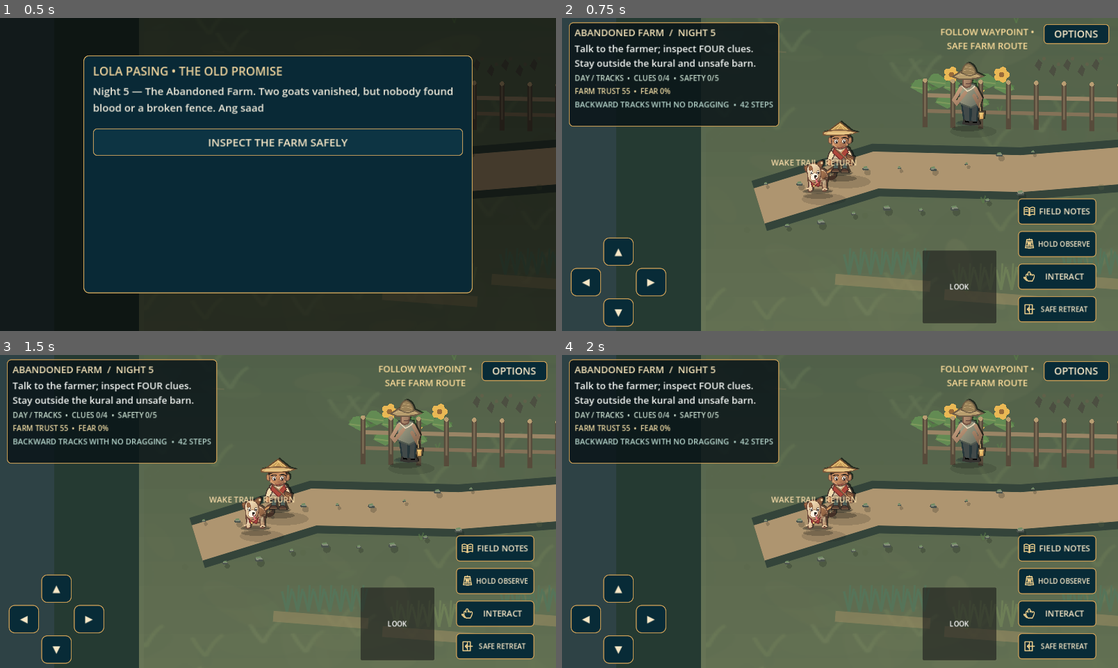
Above: before the commit, frames 1-4 (two rows, left to right).
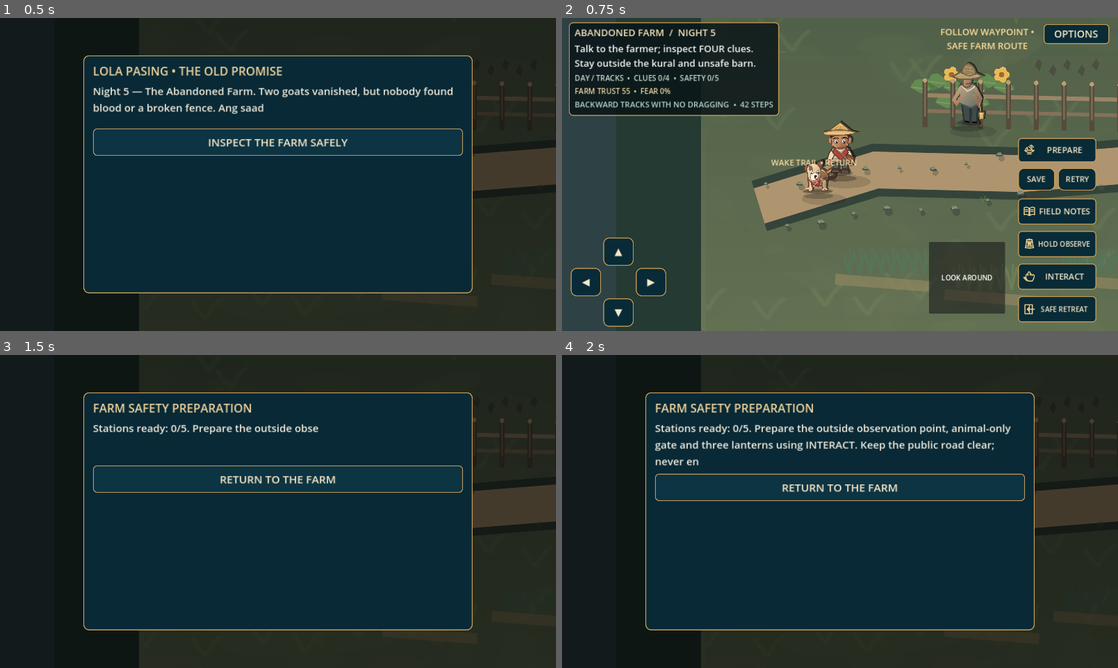
Above: after the commit, the same moments.

Repository: LokiJ07/Tabi-tabi
Game: Godot game, scene res://scenes/night05.tscn
Two runs of this game, one before a commit and one after it. Both use one fixed random seed, a clock stepped at 60 frames per second and the inputs below. This scene is started directly instead of the project's main scene.
Inputs (mouse positions are in pixels of both pictures, inside the frame that each line leads up to):
- Up to frame 1 (0.5 s): no input
- Up to frame 2 (0.75 s): click "INSPECT THE FARM SAFELY" at 0.5 s
- Up to frame 3 (1.5 s): click (494, 486) at 1.25 s, where only the run after the commit has a clickable "PREPARE"
- Up to frame 4 (2 s): no input

Frame 1 is identical in both runs. In frame 2, 4.9% of the frame differs, in the area x 1-97%, y 30-98%; in frame 3, 89%; in frame 4, 89%, in the area x 0-100%, y 0-100%.

Commit message:
fix(hud): restore Night 1 top actions and look controls in Night 05

Diff:
--- a/scripts/night05_main.gd
+++ b/scripts/night05_main.gd
@@ -99,6 +99,8 @@
 var hud: CanvasLayer
 var controls: Control
 var objective: Label
+var status_panel: PanelContainer
+var status_stack: VBoxContainer
 var subtitle: Label
 var pressure: Label
 var waypoint: Label
@@ -518,6 +520,15 @@
 	draw_string(font,BARN_FOOT+Vector2(-141,62),"OLD BARN • UNSAFE TO ENTER",HORIZONTAL_ALIGNMENT_LEFT,430,18,Color("#efd8a3"))
 	draw_string(font,FUTURE_TRAIL+Vector2(-200,-45),"HILL TRAIL • STILL CLOSED",HORIZONTAL_ALIGNMENT_LEFT,350,17,Color("#e0c58f"))
 
+func _fit_status_card() -> void:
+	# Same dynamic status height as Night 1–3: objectives must never overflow.
+	if status_panel == null or status_stack == null or not is_inside_tree():
+		return
+	var needed: float = status_stack.get_combined_minimum_size().y + 30.0
+	var available: float = get_viewport().get_visible_rect().size.y * 0.67
+	status_panel.offset_bottom = clampf(needed, 145.0, available)
+
+
 func _build_ui() -> void:
 	var atmosphere_layer := CanvasLayer.new()
 	atmosphere_layer.layer = 3
@@ -533,7 +544,10 @@
 	hud.add_child(controls)
 	var status: Dictionary = SharedHUD.create_status_card(controls,"ABANDONED FARM  /  NIGHT 5",prefs.text_scale)
 	objective = status["objective"]
-	var stack: VBoxContainer = status["stack"]
+	status_panel = status["panel"]
+	status_stack = status["stack"]
+	status_stack.minimum_size_changed.connect(func(): call_deferred("_fit_status_card"))
+	var stack: VBoxContainer = status_stack
 	subtitle = Label.new()
 	subtitle.add_theme_font_size_override("font_size",17)
 	subtitle.add_theme_color_override("font_color",Color("#c6dccd"))
@@ -569,18 +583,28 @@
 			"SAFE RETREAT":
 				SharedHUD.make_gameplay_button(controls,title,at,size2,
 					_confirm_retreat,func():pass,prefs.text_scale)
+	# Match the exact Night 1–3 top action slots (and make each control real).
+	var prep_button := SharedHUD.make_gameplay_button(controls,"PREPARE",
+		Vector2(1050,276),Vector2(180,56),_open_preparation_briefing,func():pass,prefs.text_scale)
+	prep_button.name = "PrepareButton"
+	var save_button := SharedHUD.make_gameplay_button(controls,"SAVE",
+		Vector2(1050,345),Vector2(85,52),_save_feedback,func():pass,prefs.text_scale)
+	save_button.name = "SaveButton"
+	var retry_button := SharedHUD.make_gameplay_button(controls,"RETRY",
+		Vector2(1142,345),Vector2(88,52),_retry_from_saved_checkpoint,func():pass,prefs.text_scale)
+	retry_button.name = "RetryButton"
 	SharedHUD.make_options_button(controls,_open_options,prefs.text_scale)
 	var pad := AimPad.new()
 	pad.name = "SharedLookPad"
-	pad.prompt_text = "LOOK"
+	pad.prompt_text = "LOOK AROUND"
 	pad.anchor_left = 1.0
 	pad.anchor_right = 1.0
 	pad.anchor_top = 1.0
 	pad.anchor_bottom = 1.0
-	pad.offset_left = -450.0
-	pad.offset_right = -280.0
-	pad.offset_top = -185.0
-	pad.offset_bottom = -18.0
+	pad.offset_left = -435.0
+	pad.offset_right = -260.0
+	pad.offset_top = -205.0
+	pad.offset_bottom = -40.0
 	pad.aim_changed.connect(func(d: Vector2): aim = d)
 	pad.aim_released.connect(func(): aim = Vector2.ZERO)
 	controls.add_child(pad)
@@ -772,6 +796,9 @@
 		 {"label":"REVIEW FOOTPRINTS FIRST","action":"close"}])
 
 func _choose(value: String) -> void:
+	if value == "reload_saved":
+		get_tree().call_deferred("reload_current_scene")
+		return
 	if value == "close":
 		_close_dialogue()
 	elif value == "guardian":
@@ -935,6 +962,23 @@
 		story.night01_outcome,story.night02_outcome,story.night03_outcome,story.night04_outcome]
 	_sync_ui()
 
+func _open_preparation_briefing() -> void:
+	if _modal():
+		return
+	_talk("FARM SAFETY PREPARATION",
+		"Stations ready: %d/5. Prepare the outside observation point, animal-only gate and three lanterns using INTERACT. Keep the public road clear; never enter the collapsing barn or fenced pen." % story.preparations.size(),
+		[{"label":"RETURN TO THE FARM","action":"close"}])
+
+
+func _retry_from_saved_checkpoint() -> void:
+	if _modal() or travel_in_progress:
+		return
+	_talk("RETRY • LAST SAVED CHECKPOINT",
+		"Reload the last offline checkpoint for this Night? Unsaved actions will be lost; previous chapter records remain intact.",
+		[{"label":"RETRY LAST SAVED CHECKPOINT","action":"reload_saved"},
+		 {"label":"KEEP PLAYING","action":"close"}])
+
+
 func _open_options() -> void:
 	if dialogue.visible or ending.visible:
 		return
